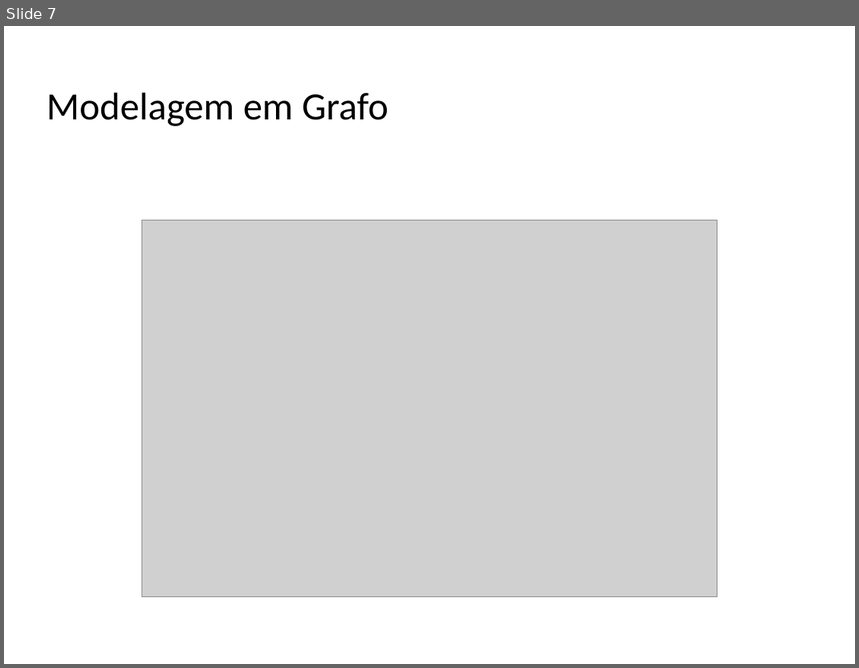
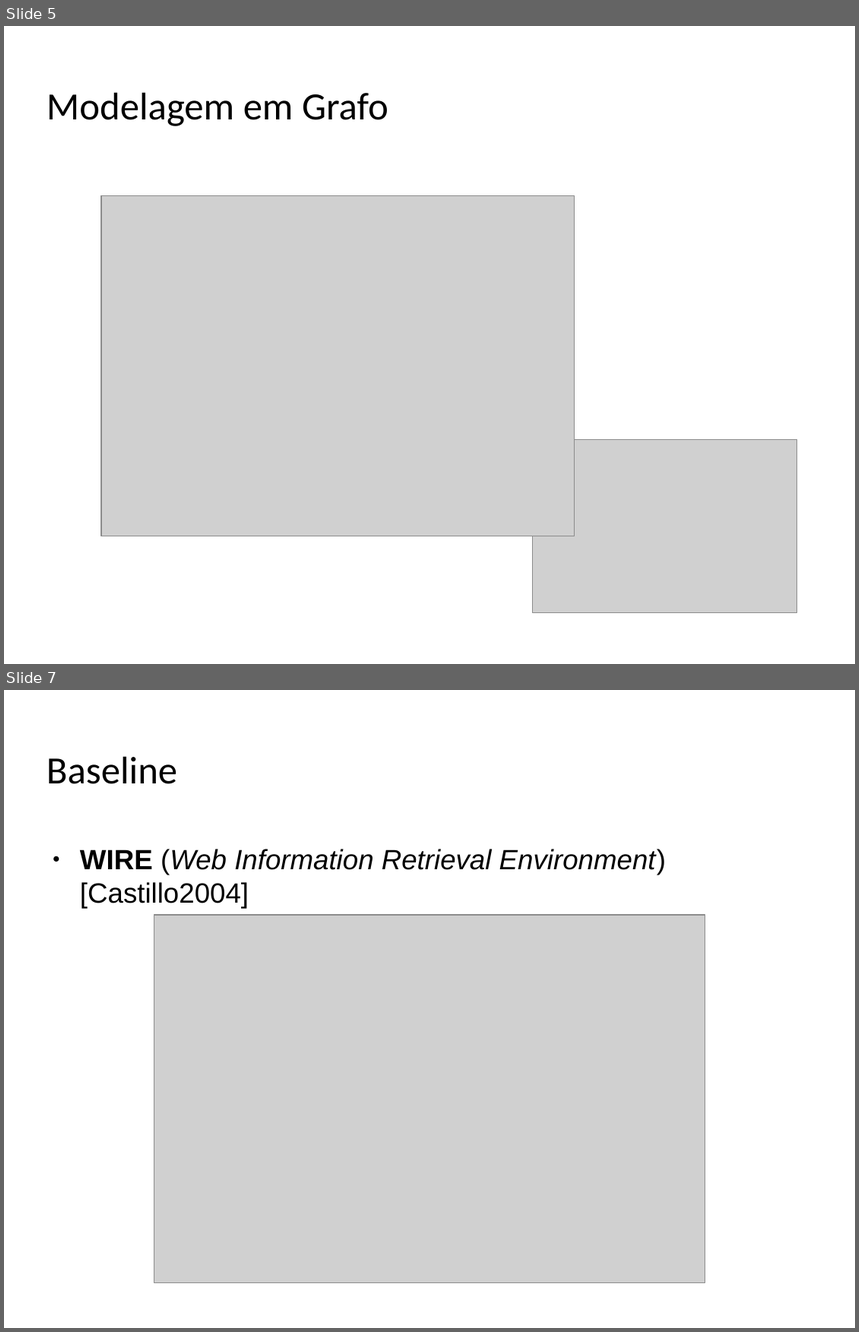
Before and after one commit to albertoueda/ufmg, a slide deck: paa/tp-final/apresentacao/alberto-ueda-final-tp-presentation.odp. Shown one above the other, each under a label of ours: slide 7 before the commit, slides 5 and 7 after it; the slides between them are not shown. The pictures are 859x668 and 859x1332 pixels, drawn with LibreOffice and Linux fonts; fonts in the diff are those of the drawing; grey boxes stand for pictures; background and template pictures are left out. Boxes give left, top, right and bottom in pixels: in the first picture for what was removed or moved away, otherwise in the second. Text is boxed around its words. In the diff, an @@ line names an element or a change of style, - is before the commit and + after.

```diff
--- a/paa/tp-final/apresentacao/alberto-ueda-final-tp-presentation.odp
+++ b/paa/tp-final/apresentacao/alberto-ueda-final-tp-presentation.odp
@@ slide 7 added at (4, 690, 855, 1328), background picture (left out) @@
@@ title added at (47, 756, 177, 784), 36 pt, text #000000 @@
+Baseline
@@ text added at (80, 849, 666, 908), 26 pt, text #000000, italic @@
+● WIRE (Web Information Retrieval Environment) [Castillo2004]
@@ picture added at (154, 915, 705, 1283) @@
@@ what was slide 7 is now slide 5 @@
@@ slide 5 changed as well @@
@@ picture: place and size @@
-picture at (142, 221, 718, 598)
+picture at (101, 196, 575, 537)
@@ picture added at (533, 439, 798, 613) @@
```
Also in this commit, not shown: 5 other slides changed, 4 other slides added, 7 slides removed, 8 other files.
